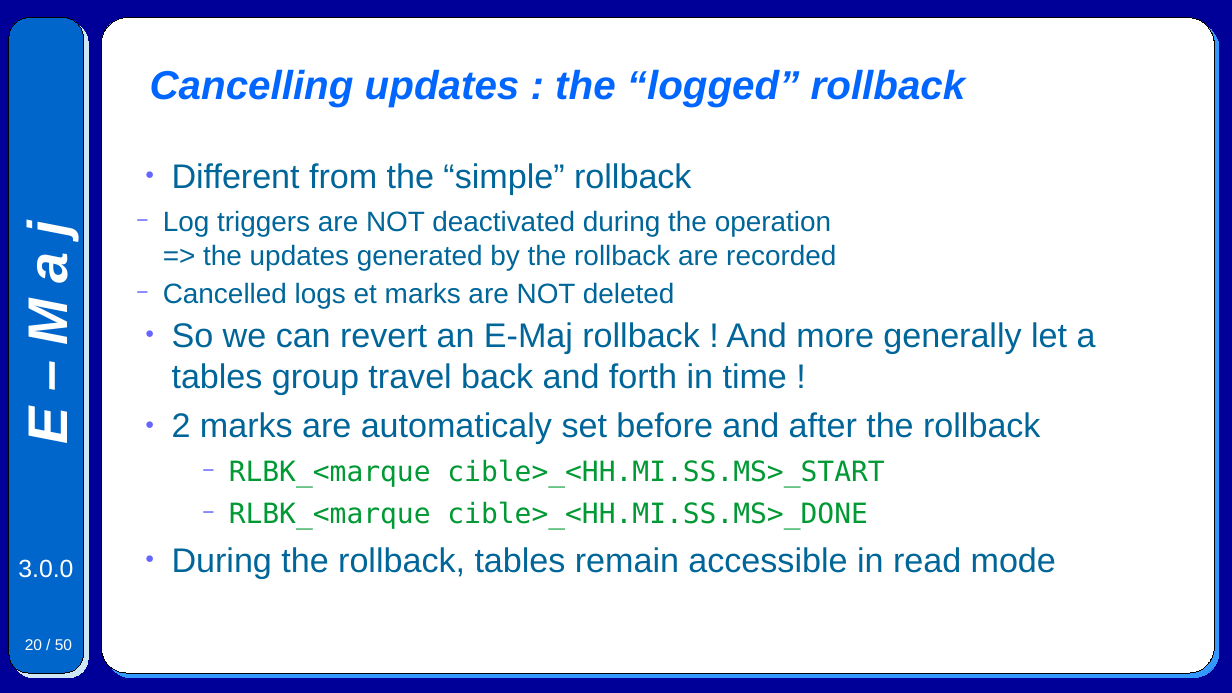
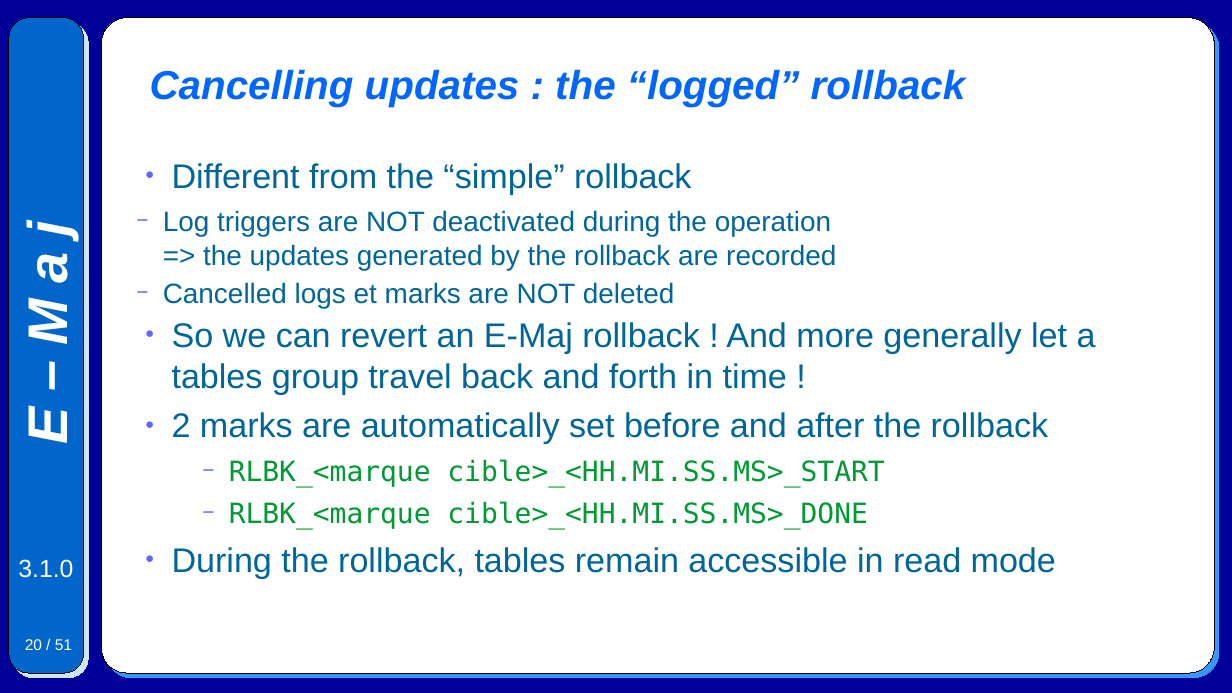
Before and after one commit to beaud76/emaj_doc, a slide deck: slide 20 of Emaj.devel_pres_en.odp. Drawn at 1232x693 pixels with LibreOffice and Linux fonts; fonts in the diff are those of the drawing. Boxes give left, top, right and bottom in pixels: in the first picture for what was removed or moved away, otherwise in the second. Text is boxed around its words. In the diff, an @@ line names an element or a change of style, - is before the commit and + after.

```diff
--- a/Emaj.devel_pres_en.odp
+++ b/Emaj.devel_pres_en.odp
@@ text at [172, 412, 1048, 444]: text changed @@
-● 2 marks are automaticaly set before and after the rollback
+● 2 marks are automatically set before and after the rollback
@@ text at [18, 559, 73, 578]: text changed @@
-3.0.0
+3.1.0
@@ page number at [25, 639, 72, 650]: text changed @@
-20 / 50
+20 / 51
```
Also in this commit, not shown: 45 other slides changed, 1 slide added, 6 other files.
